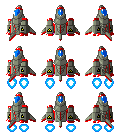
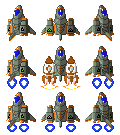
Layer changes from the first 120 × 135 image to the second:
added layer "v2 copy" above "v2" over [6, 5, 114, 132]
renamed "Layer 1" to "v1", hid it over [6, 5, 114, 132]
